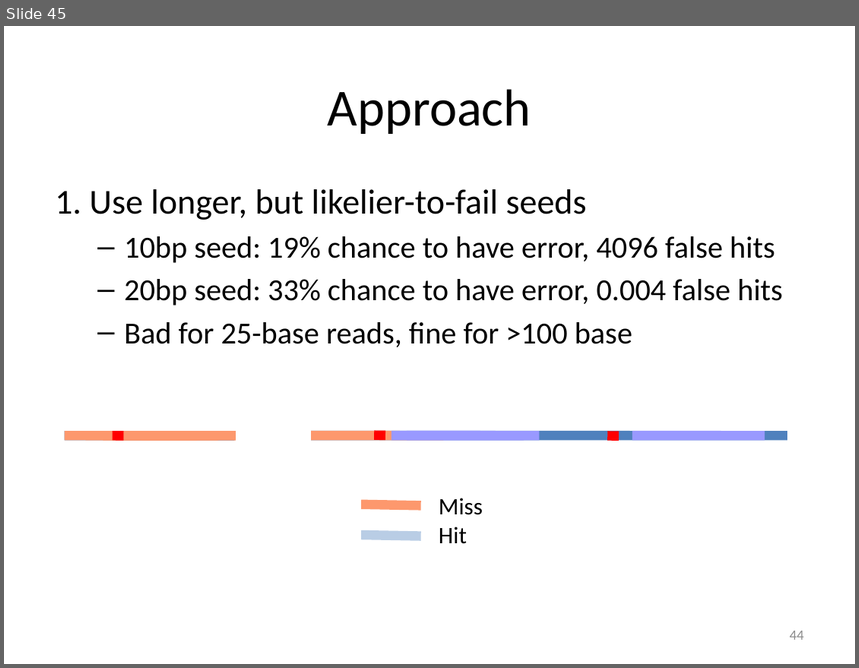
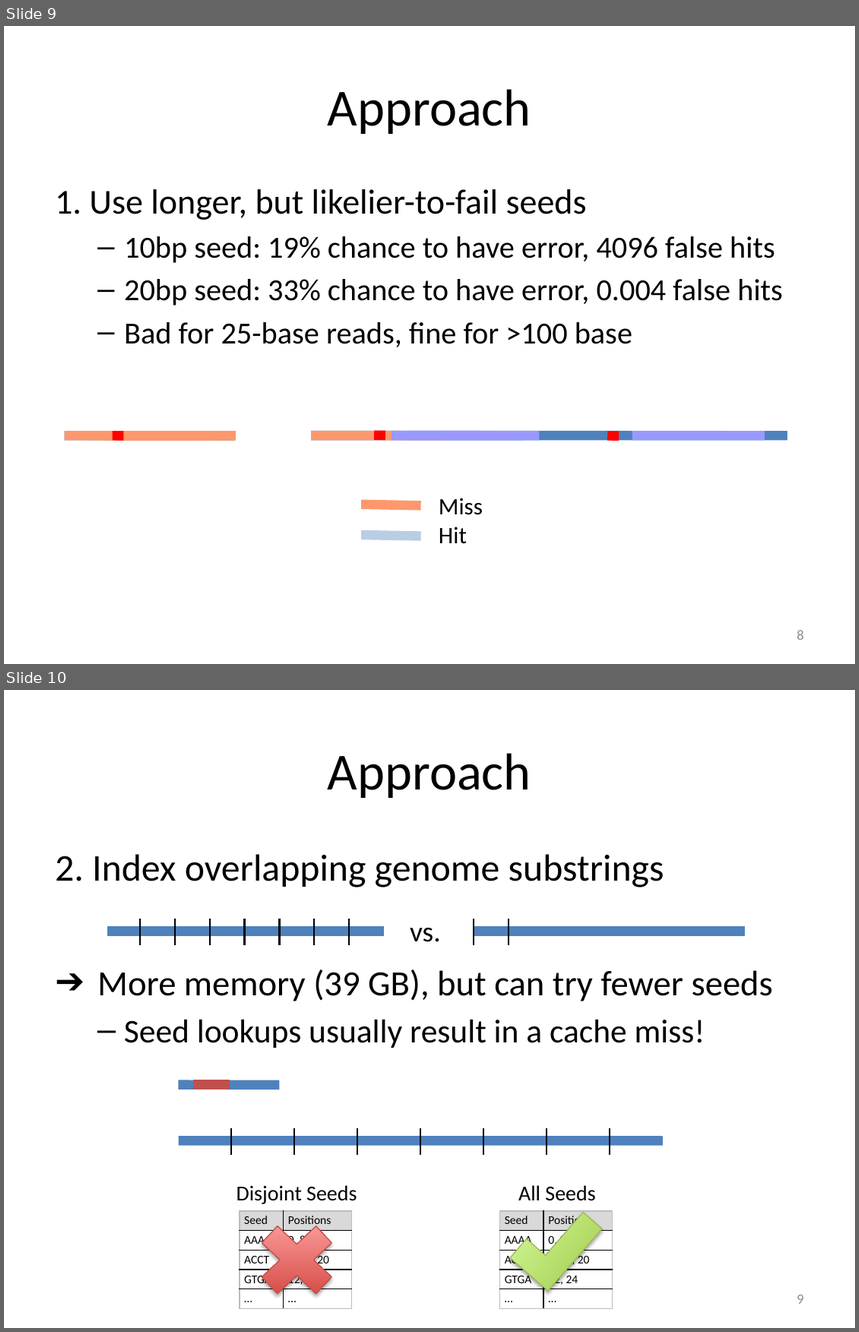
Before and after one commit to kristalcurtis/quals, a slide deck: slides/11.26.12 Quals (v2a).pptx. Shown one above the other, each under a label of ours: slide 45 before the commit, slides 9 and 10 after it. The pictures are 859x668 and 859x1332 pixels, drawn with LibreOffice and Linux fonts; fonts in the diff are those of the drawing. Boxes give left, top, right and bottom in pixels: in the first picture for what was removed or moved away, otherwise in the second. Text is boxed around its words. In the diff, an @@ line names an element or a change of style, - is before the commit and + after.

```diff
--- a/slides/11.26.12 Quals (v2a).pptx
+++ b/slides/11.26.12 Quals (v2a).pptx
@@ slide 10 added at [4,690,855,1328], background #FFFFFF @@
@@ title added at [328,753,531,798], 44 pt, text #000000 @@
+Approach
@@ text added at [55,854,773,1048], 28 pt, text #000000 @@
+2. Index overlapping genome substrings
+➔ More memory (39 GB), but can try fewer seeds
+  – Seed lookups usually result in a cache miss!
@@ line added from (107, 931) to (384, 931), #4F81BD 8 pt @@
@@ group added at [140,918,349,945]: 7 lines @@
@@ text added at [410,928,441,942], 24 pt, text #000000 @@
+vs.
@@ line added from (474, 931) to (746, 931), #4F81BD 8 pt @@
@@ line added from (474, 918) to (474, 945), #000000 1.5 pt @@
@@ line added from (509, 918) to (509, 945), #000000 1.5 pt @@
@@ line added from (179, 1085) to (280, 1085), #4F81BD 8 pt @@
@@ line added from (193, 1085) to (230, 1085), #C0504D 8 pt @@
@@ group added at [179,1129,663,1156]: 8 lines @@
@@ text added at [237,1186,357,1205], 18 pt, text #000000 @@
+Disjoint Seeds
@@ text added at [519,1186,595,1201], 18 pt, text #000000 @@
+All Seeds
@@ table added at [240,1211,352,1309], 5 rows, 2 columns @@
+Seed | Positions
+AAAA | 0, 8
+ACCT | 4, 16, 20
+GTGA | 12, 24
+… | …
@@ cross added at [245,1211,350,1309], fill gradient #D1403C to #FFA6A5, outline #BF4C48 0.75 pt @@
@@ table added at [500,1211,612,1309], 5 rows, 2 columns @@
+Seed | Positions
+AAAA | 0, 8
+ACCT | 4, 16, 20
+GTGA | 12, 24
+… | …
@@ corner added at [510,1196,602,1291], fill gradient #A0CA4A to #DAFFA5, outline #98B955 0.75 pt @@
@@ page number added at [797,1295,804,1304], 12 pt, text #8C8C8C @@
+9
@@ what was slide 45 is now slide 9 @@
@@ page number at [797,630,804,640]: text changed @@
-44
+8
```
Also in this commit, not shown: 4 slides changed, 2 other slides added.
